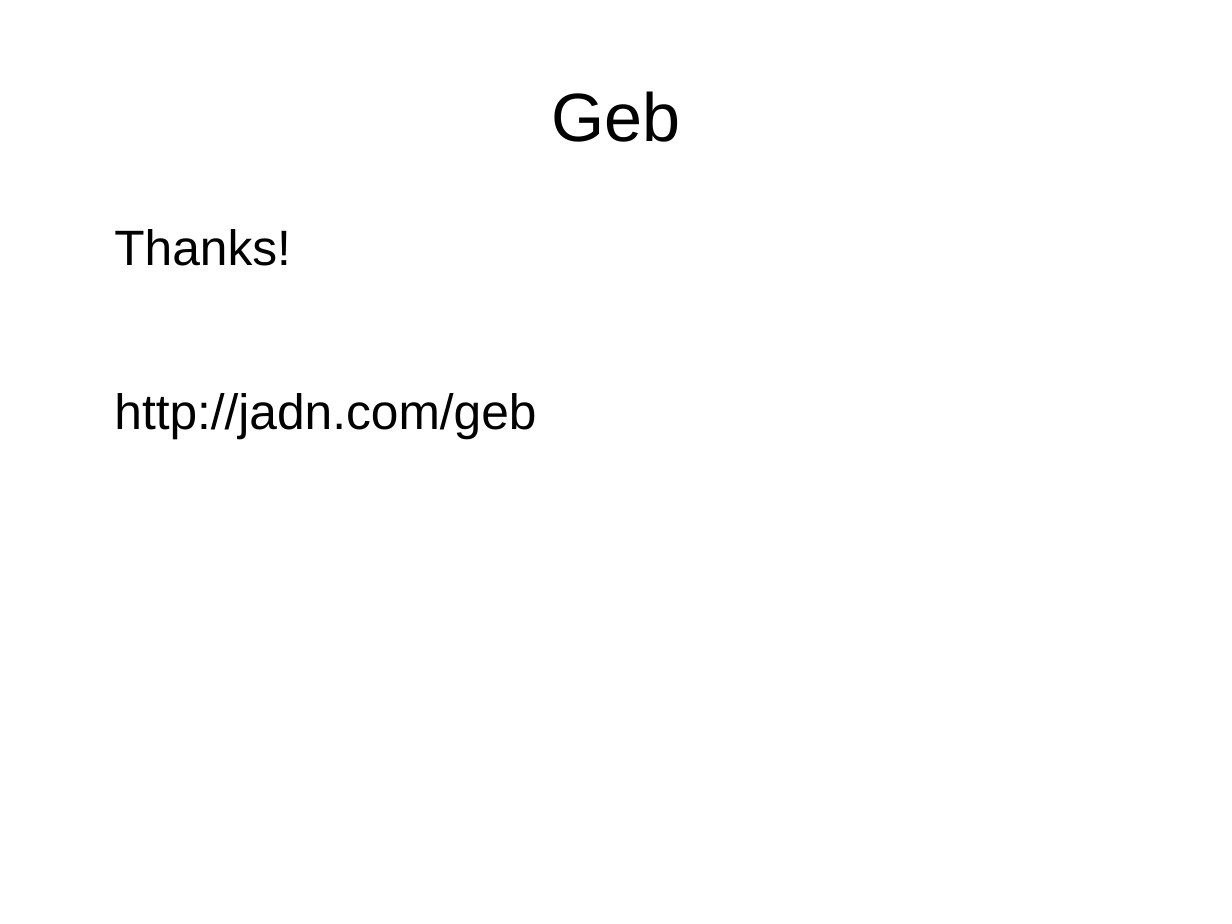
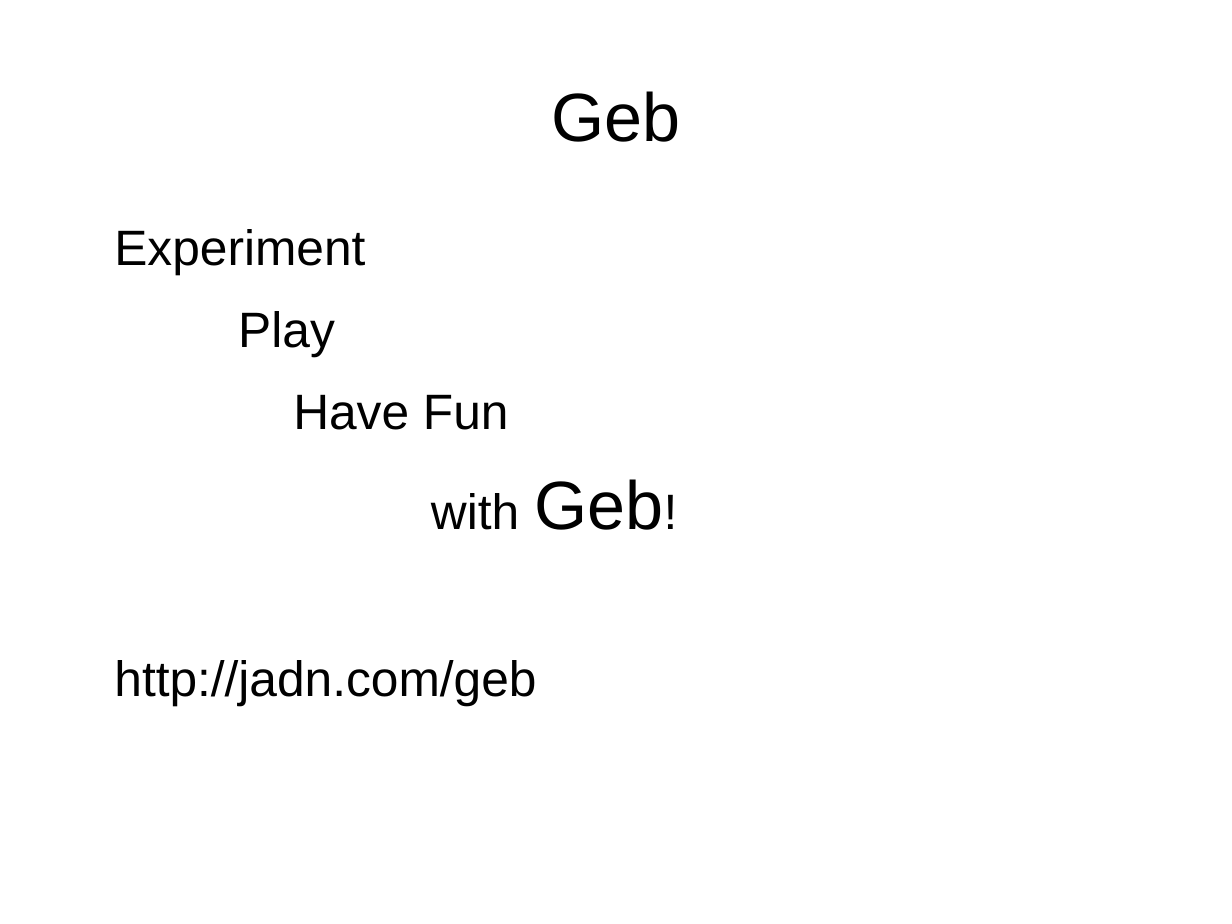
Before and after one commit to bherrmann7/simple-geb, a slide deck: slide 29 of talk/talk.odp. Drawn at 1232x924 pixels with LibreOffice and Linux fonts; fonts in the diff are those of the drawing. Boxes give left, top, right and bottom in pixels: in the first picture for what was removed or moved away, otherwise in the second. Text is boxed around its words. In the diff, an @@ line names an element or a change of style, - is before the commit and + after.

```diff
--- a/talk/talk.odp
+++ b/talk/talk.odp
@@ text at [114,229,663,530]: text changed @@
-Thanks!
+Experiment
+Play
+Have Fun
+with Geb!
```
Also in this commit, not shown: 2 other slides changed, 1 other file.
